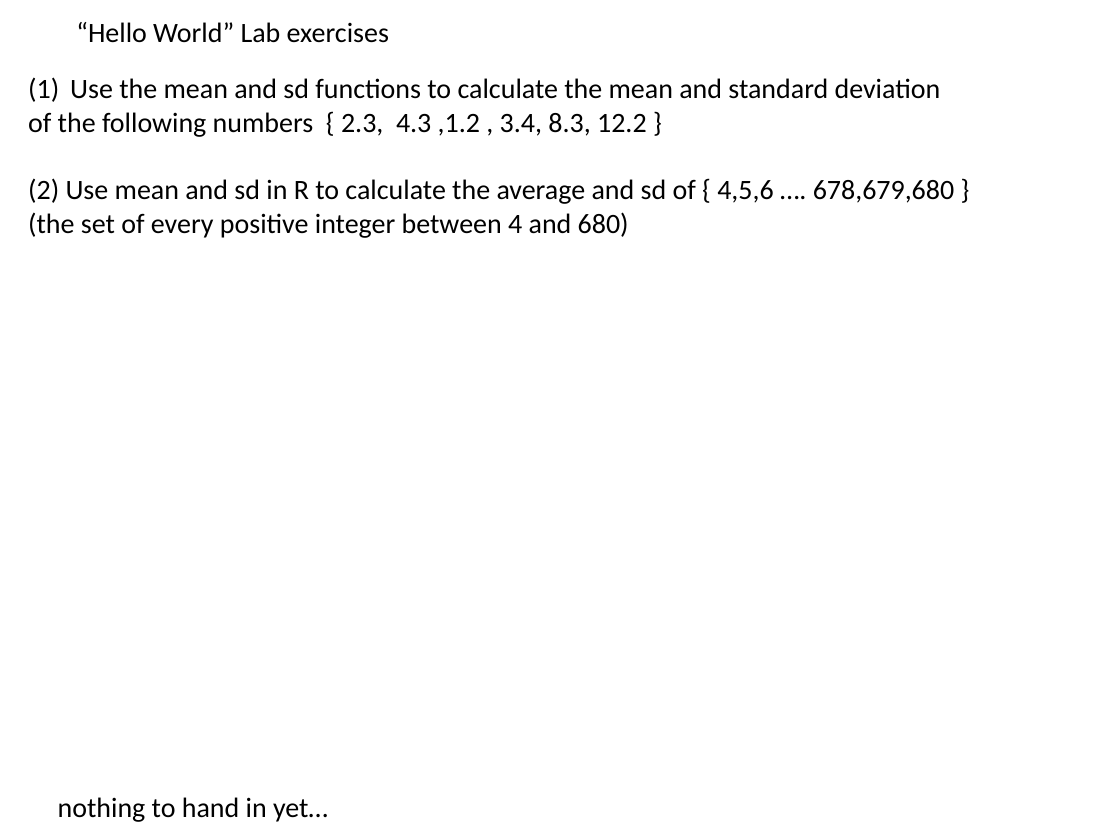
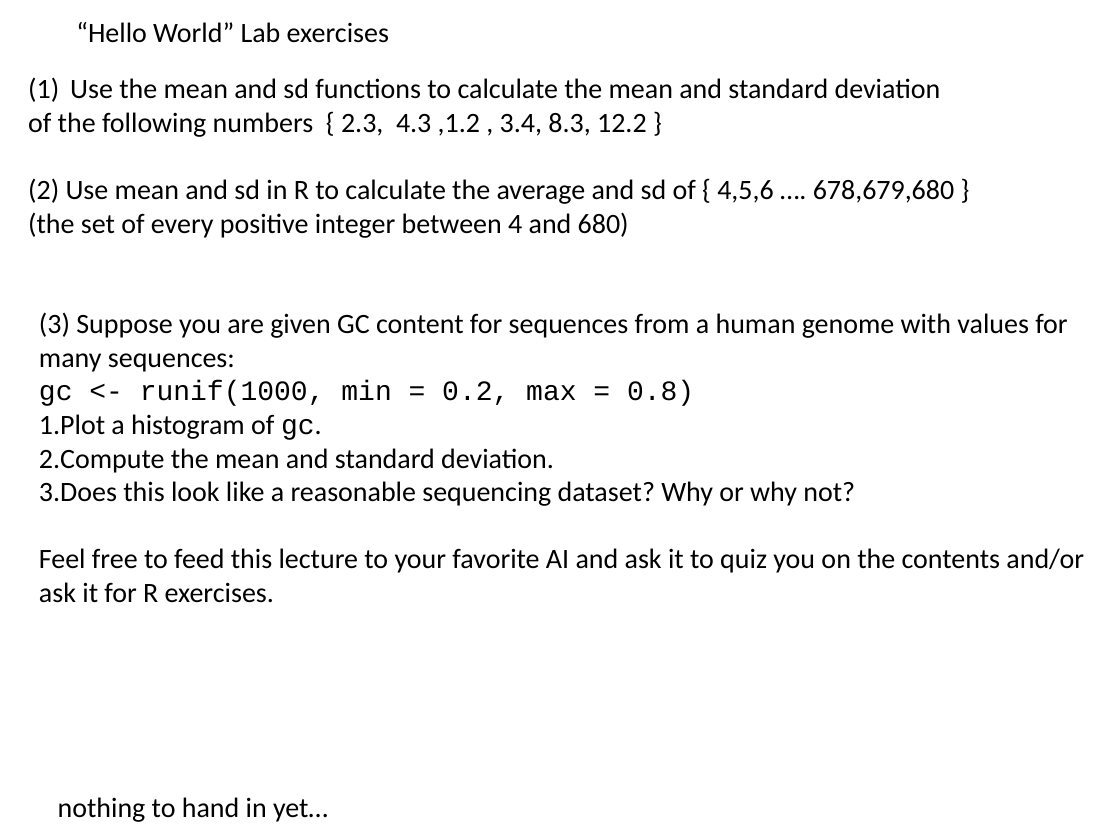
Before and after one commit to fodorclasses/fodorclasses.github.io, a slide deck: slide 39 of classes/stats2026/Lecture01.pptx. Drawn at 1120x840 pixels with LibreOffice and Linux fonts; fonts in the diff are those of the drawing. Boxes give left, top, right and bottom in pixels: in the first picture for what was removed or moved away, otherwise in the second. Text is boxed around its words. In the diff, an @@ line names an element or a change of style, - is before the commit and + after.

Commit message:
lecture 2

```diff
--- a/classes/stats2026/Lecture01.pptx
+++ b/classes/stats2026/Lecture01.pptx
@@ text added at [39,312,1084,603], 18 pt, text #000000 @@
+(3) Suppose you are given GC content for sequences from a human genome with values for many sequences:
+gc <- runif(1000, min = 0.2, max = 0.8)
+1. Plot a histogram of gc.
+2. Compute the mean and standard deviation.
+3. Does this look like a reasonable sequencing dataset? Why or why not?
+Feel free to feed this lecture to your favorite AI and ask it to quiz you on the contents and/or ask it for R exercises.
```
Also in this commit, not shown: 1 other file.
